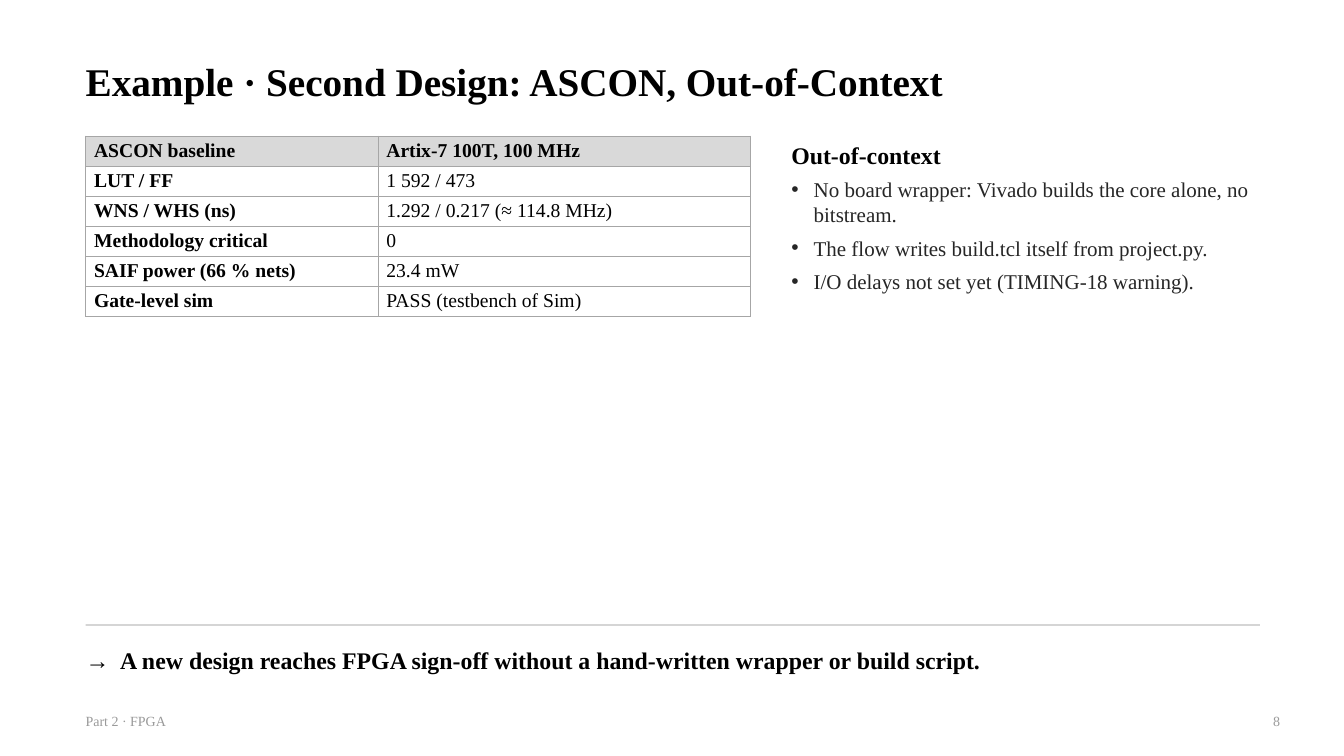
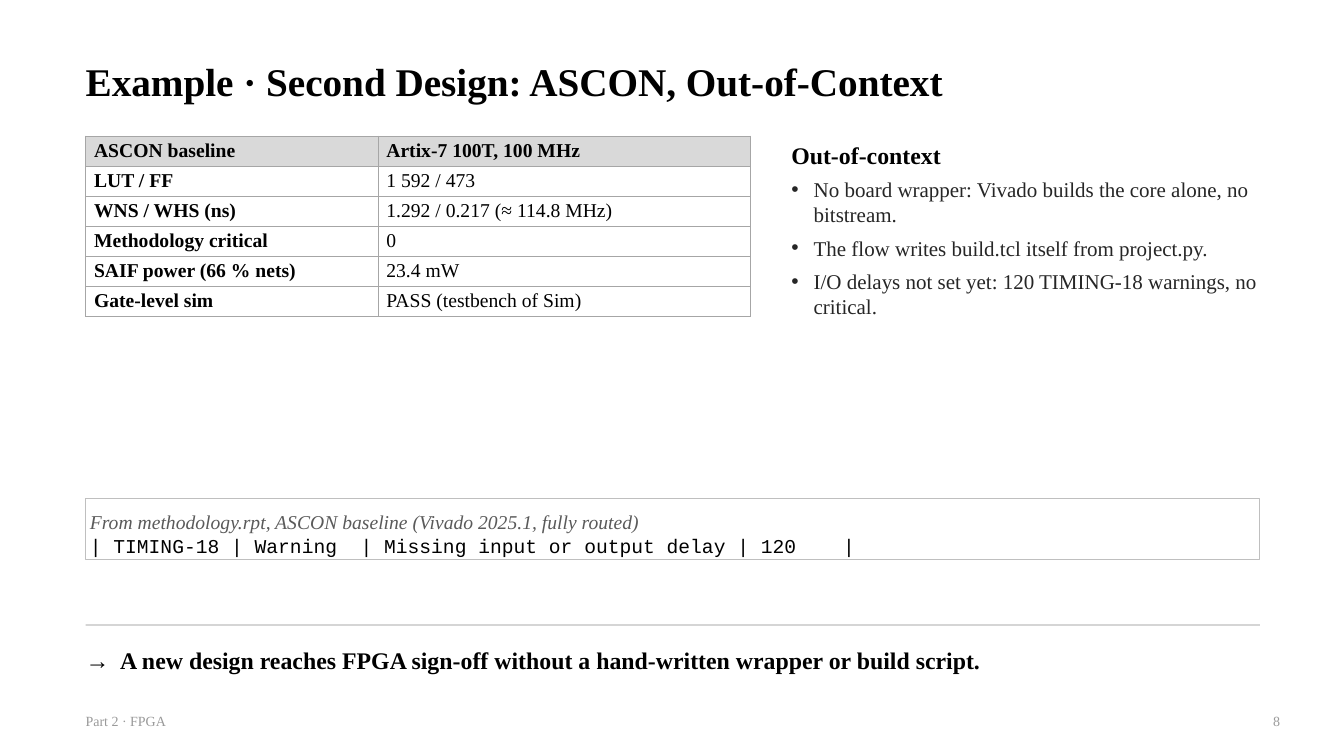
Before and after one commit to chipchip-tech/CHIA-workflow, a slide deck: slide 8 of projects/demo-alu/report/guides/2_FPGA.pptx. Drawn at 1344x756 pixels with LibreOffice and Linux fonts; fonts in the diff are those of the drawing. Boxes give left, top, right and bottom in pixels: in the first picture for what was removed or moved away, otherwise in the second. Text is boxed around its words. In the diff, an @@ line names an element or a change of style, - is before the commit and + after.

```diff
--- a/projects/demo-alu/report/guides/2_FPGA.pptx
+++ b/projects/demo-alu/report/guides/2_FPGA.pptx
@@ text at [814, 274, 1256, 315]: text changed @@
-• I/O delays not set yet (TIMING-18 warning).
+• I/O delays not set yet: 120 TIMING-18 warnings, no critical.
@@ rectangle added at [86, 499, 1260, 560], outline #BFBFBF 0.75 pt, 14 pt, text #5A5A5A, italic @@
+From methodology.rpt, ASCON baseline (Vivado 2025.1, fully routed)
+| TIMING-18 | Warning | Missing input or output delay | 120 |
```
Also in this commit, not shown: 5 other files.
